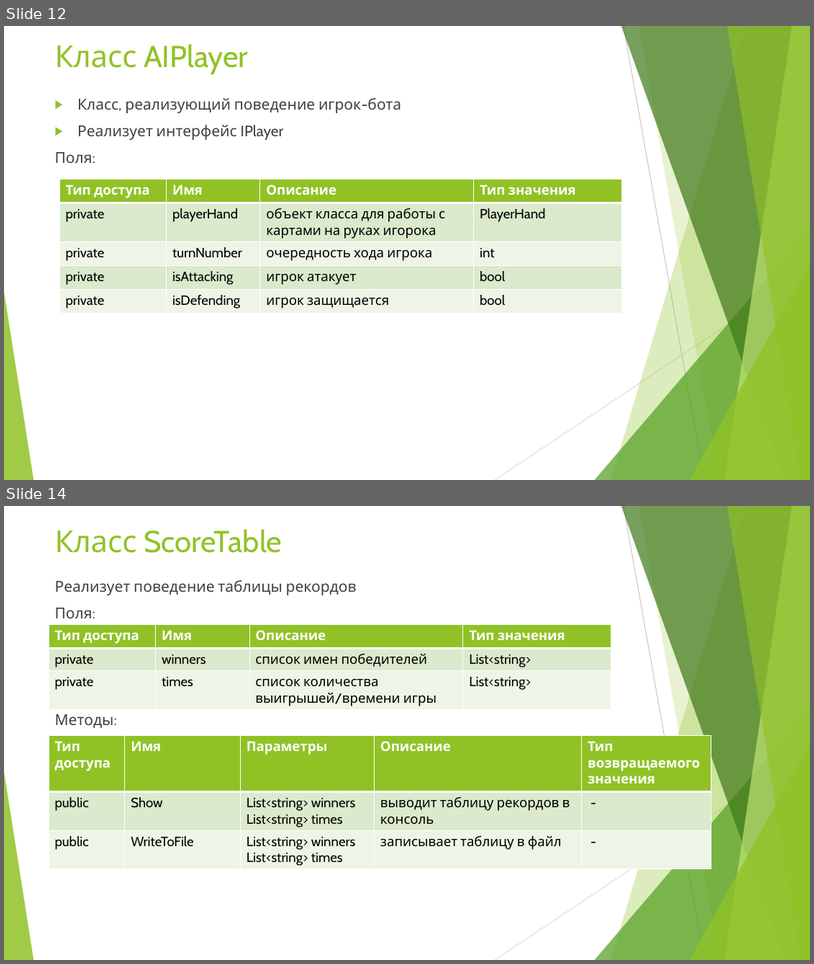
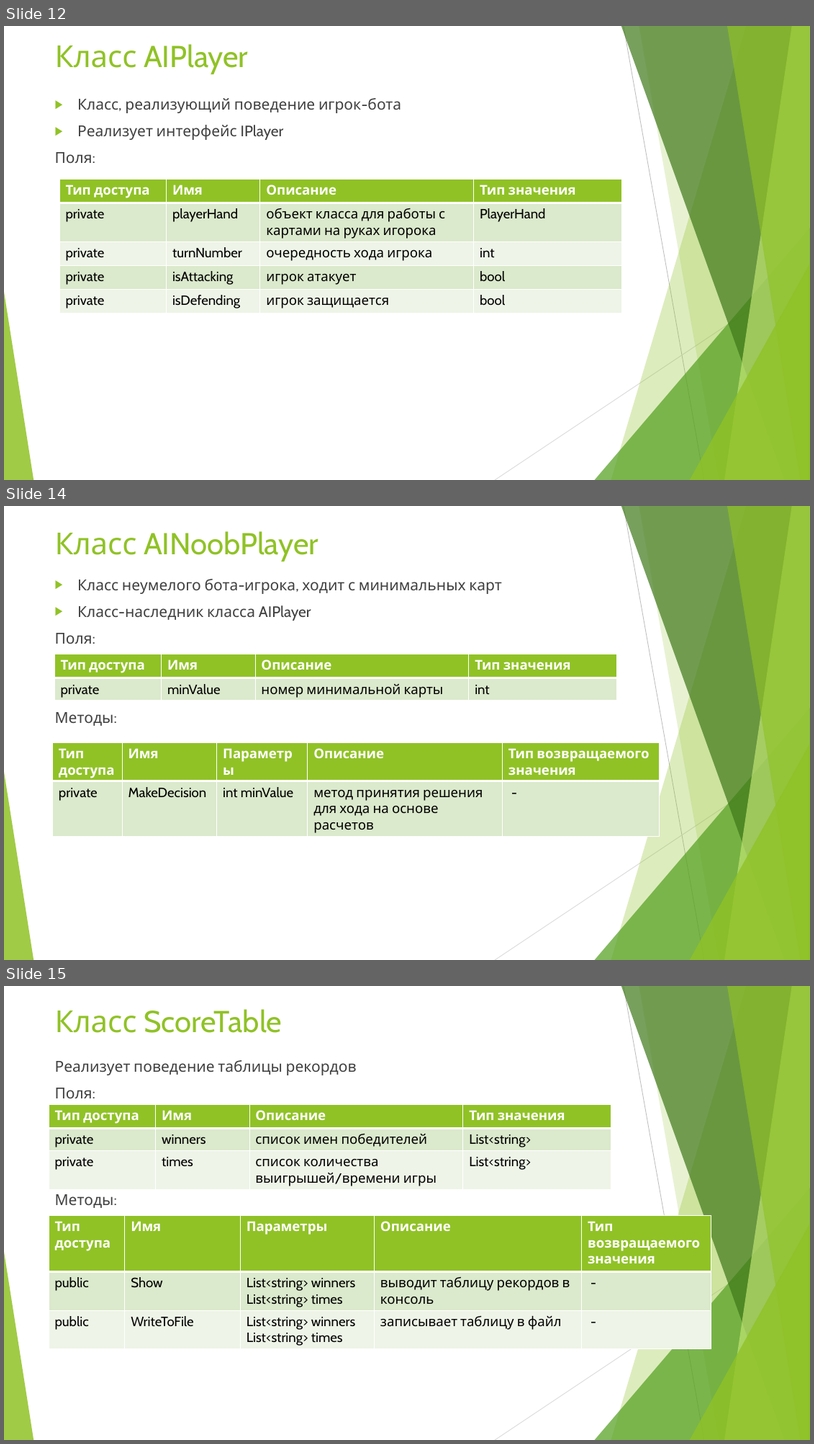
Before and after one commit to Stebusha/TheFool, a slide deck: Docs/Учебный проект по ООП.pptx. Shown one above the other, each under a label of ours: slides 12 and 14 before the commit, slides 12, 14 and 15 after it; the slides between them are not shown. The pictures are 814x964 and 814x1444 pixels, drawn with LibreOffice and Linux fonts; fonts in the diff are those of the drawing. Boxes give left, top, right and bottom in pixels: in the first picture for what was removed or moved away, otherwise in the second. Text is boxed around its words. In the diff, an @@ line names an element or a change of style, - is before the commit and + after.

```diff
--- a/Docs/Учебный проект по ООП.pptx
+++ b/Docs/Учебный проект по ООП.pptx
@@ slide 14 added at (4, 506, 810, 960), background #FFFFFF; not listed: 10 template elements that a slide beside it also shows @@
@@ title added at (55, 531, 319, 561), 36 pt, text #90C226 @@
+Класс AINoobPlayer
@@ text added at (55, 579, 502, 726), 18 pt, text #404040 @@
+▶ Класс неумелого бота-игрока, ходит с минимальных карт
+▶ Класс-наследник класса AIPlayer
+Поля:
+Методы:
@@ table added at (55, 654, 617, 700), 2 rows, 4 columns @@
+Тип доступа | Имя | Описание | Тип значения
+private | minValue | номер минимальной карты | int
@@ table added at (52, 743, 659, 836), 2 rows, 5 columns @@
+Тип доступа | Имя | Параметры | Описание | Тип возвращаемого значения
+private | MakeDecision | int minValue | метод принятия решения для хода на основе расчетов | -
@@ what was slide 14 is now slide 15 @@
```
Also in this commit, not shown: 2 slides changed, 1 other slide added, 1 slide removed, 2 other files.
